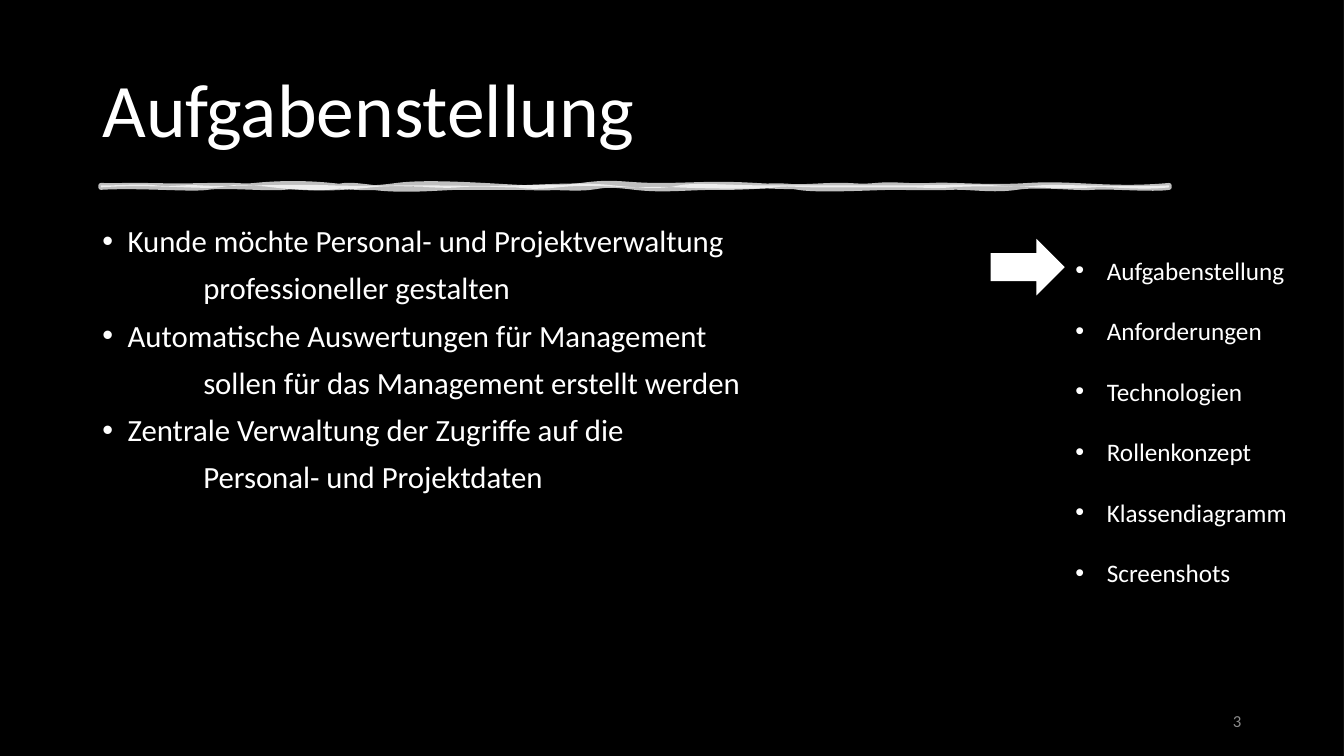
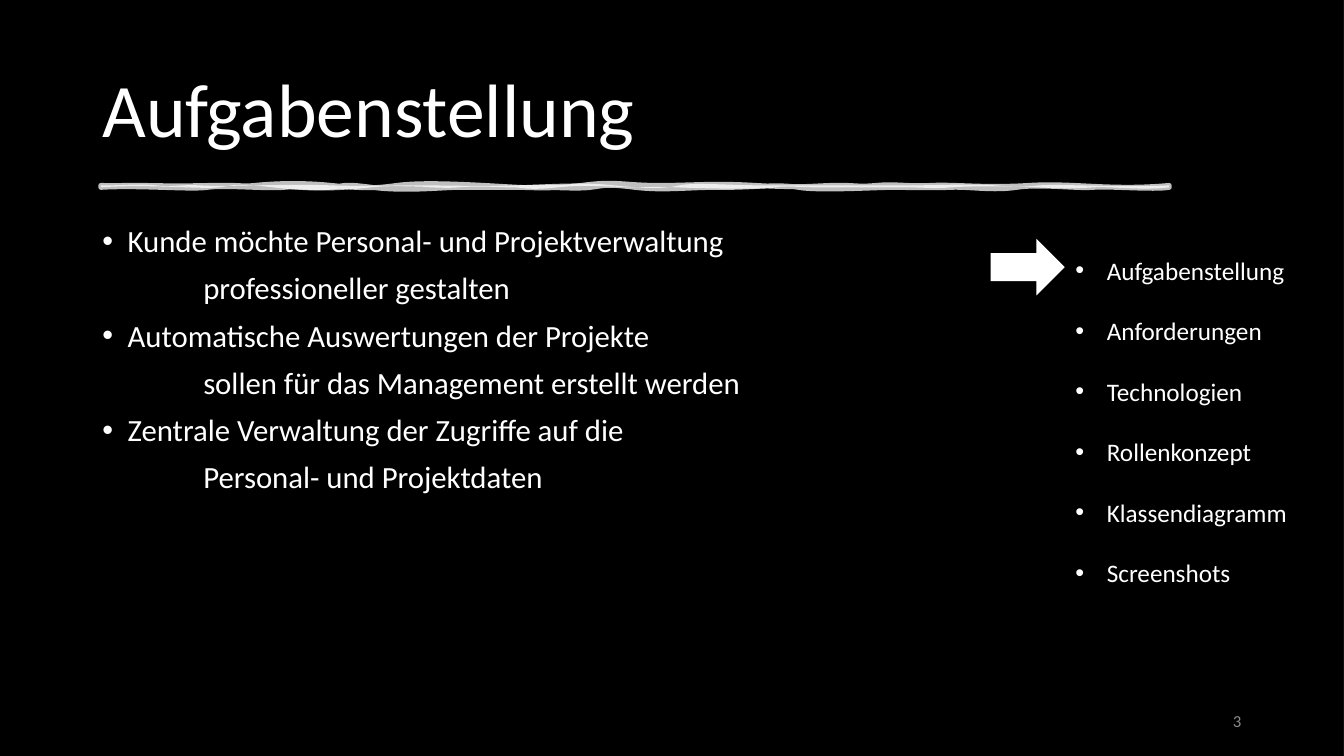
Before and after one commit to DennisWandschura/Profitabilitaet, a slide deck: slide 3 of Präst_Profitabilität.pptx. Drawn at 1344x756 pixels with LibreOffice and Linux fonts; fonts in the diff are those of the drawing; background and template pictures are left out; a plain dark background stands for a picture behind light text. Boxes give left, top, right and bottom in pixels: in the first picture for what was removed or moved away, otherwise in the second. Text is boxed around its words. In the diff, an @@ line names an element or a change of style, - is before the commit and + after.

```diff
--- a/Präst_Profitabilität.pptx
+++ b/Präst_Profitabilität.pptx
@@ text at bbox=[128, 325, 649, 353]: text changed @@
-• Automatische Auswertungen für Management
+• Automatische Auswertungen der Projekte
```
Also in this commit, not shown: 7 other slides changed, 1 slide added.
